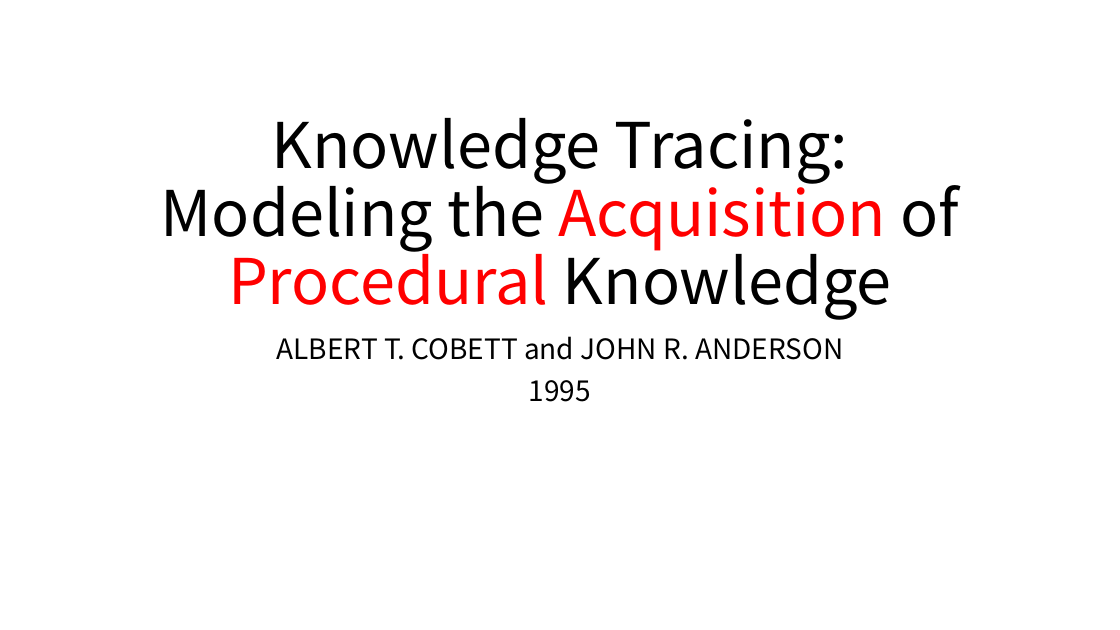
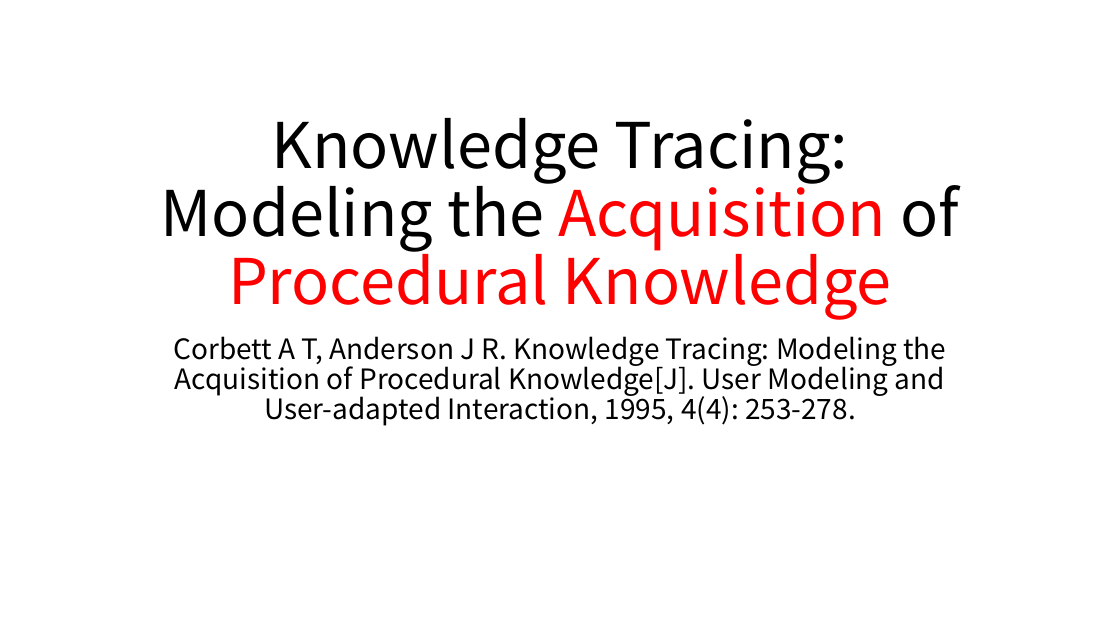
Before and after one commit to cloudspurs/klz, a slide deck: slide 1 of computer_science/statistics/model/hmm/bkt/papers/knowledge_tracing_modeling_the_acquisition_of_procedural_knowledge.pptx. Drawn at 1120x630 pixels with LibreOffice and Linux fonts; fonts in the diff are those of the drawing. Boxes give left, top, right and bottom in pixels: in the first picture for what was removed or moved away, otherwise in the second. Text is boxed around its words. In the diff, an @@ line names an element or a change of style, - is before the commit and + after.

```diff
--- a/computer_science/statistics/model/hmm/bkt/papers/knowledge_tracing_modeling_the_acquisition_of_procedural_knowledge.pptx
+++ b/computer_science/statistics/model/hmm/bkt/papers/knowledge_tracing_modeling_the_acquisition_of_procedural_knowledge.pptx
@@ title "Knowledge Tracing: Modeling the Acquisition ..." at <box>161,118,960,320</box>: text colour #000000 to #FF0000 in "Knowledge" @@
@@ subtitle at <box>173,336,946,426</box>: text changed @@
-ALBERT T. COBETT and JOHN R. ANDERSON
-1995
+Corbett A T, Anderson J R. Knowledge Tracing: Modeling the Acquisition of Procedural Knowledge[J]. User Modeling and User-adapted Interaction, 1995, 4(4): 253-278.
```
Also in this commit, not shown: 5 other slides changed, 35 slides added, 4 other files.
